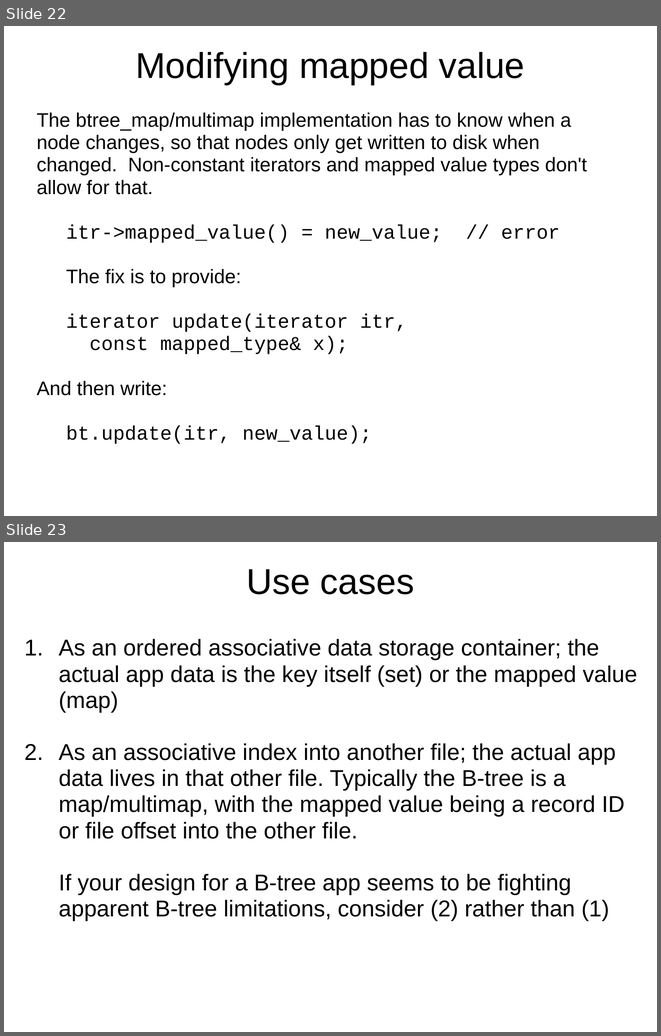
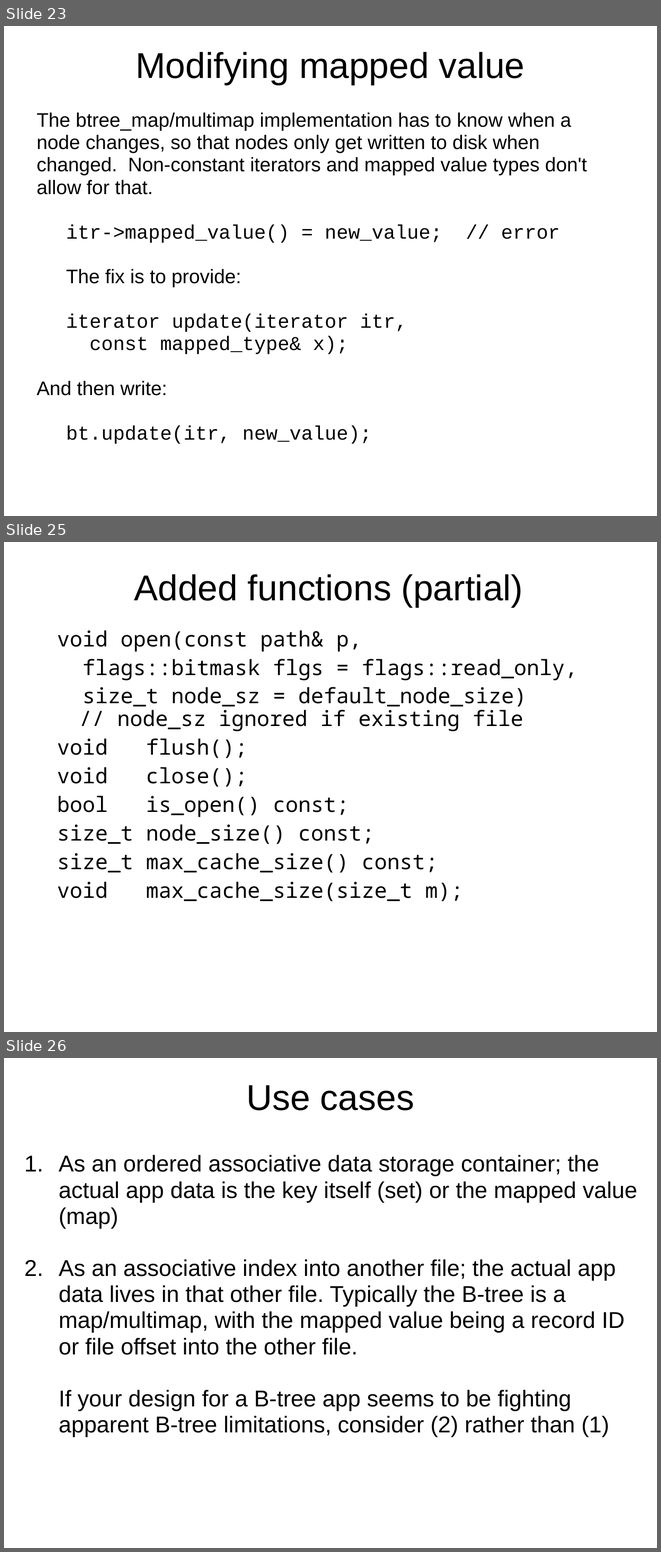
Before and after one commit to Beman/btree, a slide deck: libs/btree/doc/Proposed-B-tree-library.ppt. Shown one above the other, each under a label of ours: slides 22 and 23 before the commit, slides 23, 25 and 26 after it; the slides between them are not shown. The pictures are 661x1036 and 661x1552 pixels, drawn with LibreOffice and Linux fonts; fonts in the diff are those of the drawing; background and template pictures are left out. Boxes give left, top, right and bottom in pixels: in the first picture for what was removed or moved away, otherwise in the second. Text is boxed around its words. In the diff, an @@ line names an element or a change of style, - is before the commit and + after.

```diff
--- a/libs/btree/doc/Proposed-B-tree-library.ppt
+++ b/libs/btree/doc/Proposed-B-tree-library.ppt
@@ slide 25 added at [4,542,657,1032], background picture (left out) @@
@@ title added at [134,574,523,607], 44 pt, text #000000 @@
+Added functions (partial)
@@ text added at [57,630,577,901], 25.9 pt, text #000000 @@
+void open(const path& p,
+flags::bitmask flgs = flags::read_only,
+size_t node_sz = default_node_size)
+// node_sz ignored if existing file
+void flush();
+void close();
+bool is_open() const;
+size_t node_size() const;
+size_t max_cache_size() const;
+void max_cache_size(size_t m);
@@ what was slide 22 is now slide 23 @@
@@ what was slide 23 is now slide 26 @@
```
Also in this commit, not shown: 2 slides changed, 3 other slides added, 1 slide removed, 6 other files.
